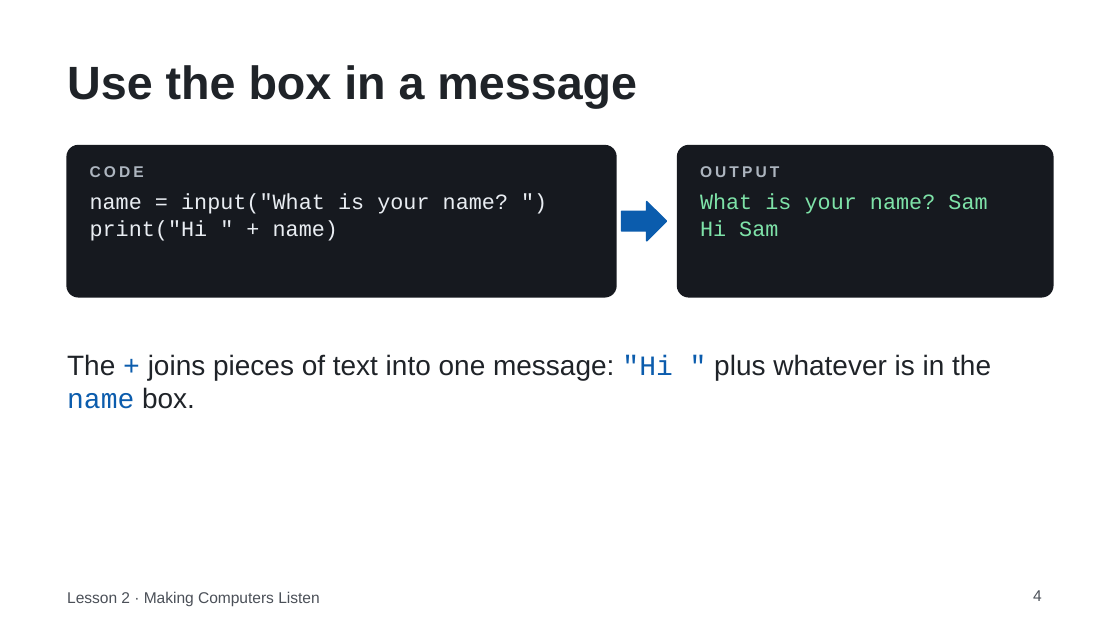
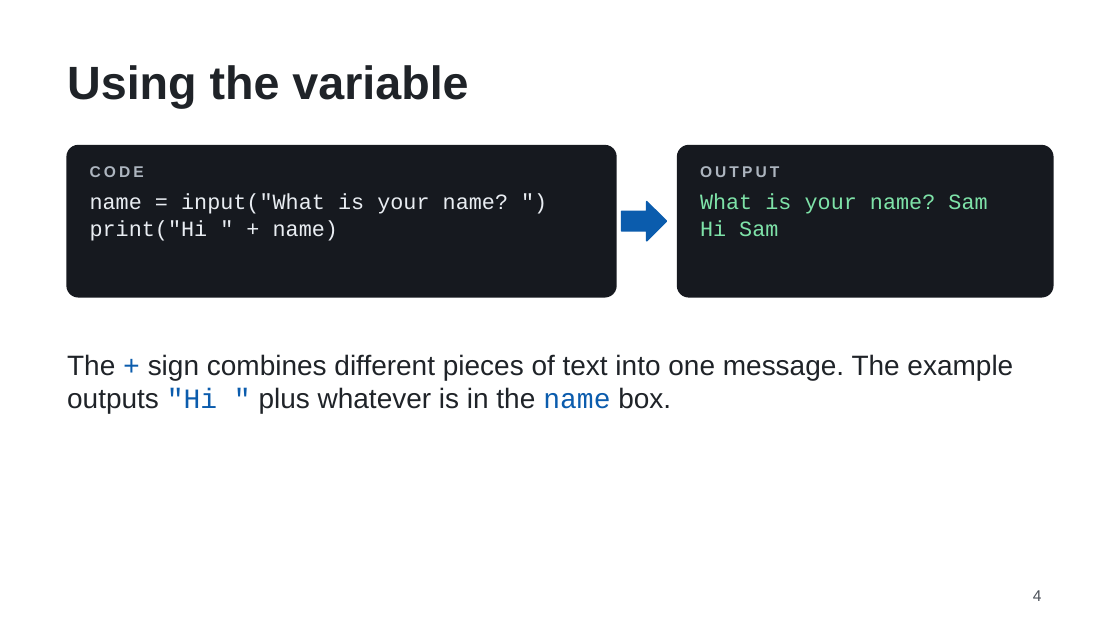
Before and after one commit to FrankD64/chatbot-lesson, a slide deck: slide 4 of assets/slides/Lesson2_Making_Computers_Listen.pptx. Drawn at 1120x630 pixels with LibreOffice and Linux fonts; fonts in the diff are those of the drawing. Boxes give left, top, right and bottom in pixels: in the first picture for what was removed or moved away, otherwise in the second. Text is boxed around its words. In the diff, an @@ line names an element or a change of style, - is before the commit and + after.

```diff
--- a/assets/slides/Lesson2_Making_Computers_Listen.pptx
+++ b/assets/slides/Lesson2_Making_Computers_Listen.pptx
@@ title at bbox=[67, 65, 468, 109]: text changed @@
-Use the box in a message
+Using the variable
@@ text at bbox=[67, 354, 1013, 413]: text changed @@
-The + joins pieces of text into one message: "Hi " plus whatever is in the name box.
+The + sign combines different pieces of text into one message. The example outputs "Hi " plus whatever is in the name box.
@@ rectangle added at bbox=[48, 571, 333, 623], fill #FFFFFF, outline #FFFFFF 0.75 pt @@
@@ text removed at bbox=[67, 591, 319, 606] @@
-Lesson 2 · Making Computers Listen
```
Also in this commit, not shown: 7 other slides changed, 3 other files.
